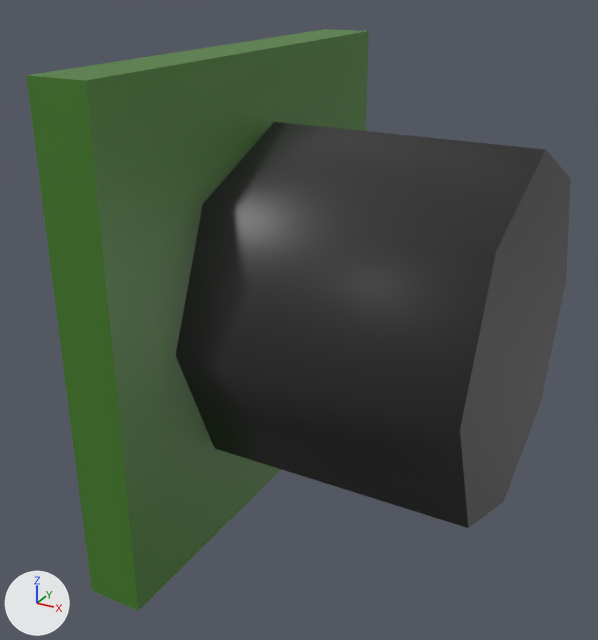
What one commit did to the COLLADA model pandora_models/pandora_sensors_description/meshes/microphone_sensor/microphone_small.dae.
Camera for both pictures: a 50 mm camera at (0.0219, -0.0318, 0.0147) aimed at (0.0052, -0.0015, -0.0005). Arrows for +X, +Y and +Z are at lower left; the lights stay in place. Where no turn or scale is listed for an object, it has been applied to the vertices.
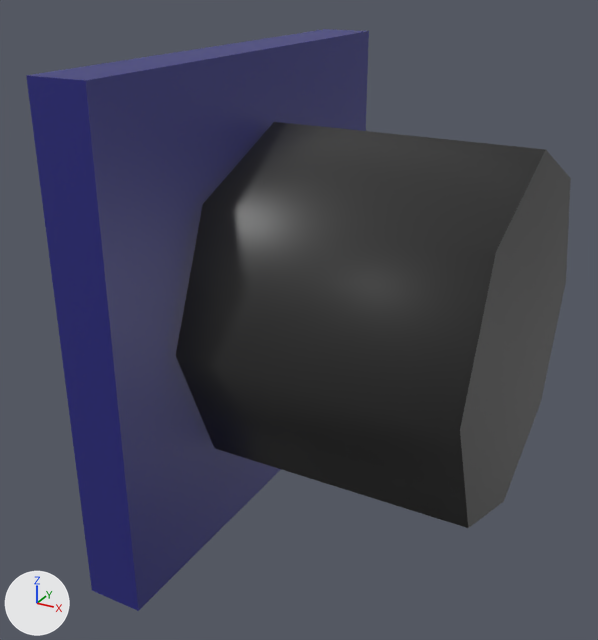
Boxes [x1, y1, x2, y2] around the edits, measured in the pictures (598 x 640 px):
part 1 of me_plane, recoloured (green to blue): [26, 29, 369, 611] in both

Diff of the bpy script that builds the scene:
```diff
--- a/pandora_models/pandora_sensors_description/meshes/microphone_sensor/microphone_small.dae.py
+++ b/pandora_models/pandora_sensors_description/meshes/microphone_sensor/microphone_small.dae.py
@@ mat_pcb_blue_002 @@
+mat_pcb_blue_002 = principled_material('PCB_Blue_002')
+mat_pcb_blue_002.base_color = (0.0181, 0.0181, 0.203)  # dark blue #25257c
+mat_pcb_blue_002.roughness = 0.44
@@ me_plane @@
 me_plane.from_pydata(...)  # 25 vertices, 36 faces; spans x 0.0..0.015, y -0.011..0.011, z -0.011..0.011
 # used by ob_plane; location = (0.0, 0.0, 0.0)
+# me_plane part 1: all 12 faces that had it switch from mat_pcb_green (dark green #437c25) to mat_pcb_blue_002 (dark blue #25257c)
 me_plane.materials.append(mat_sonar_black)
```
